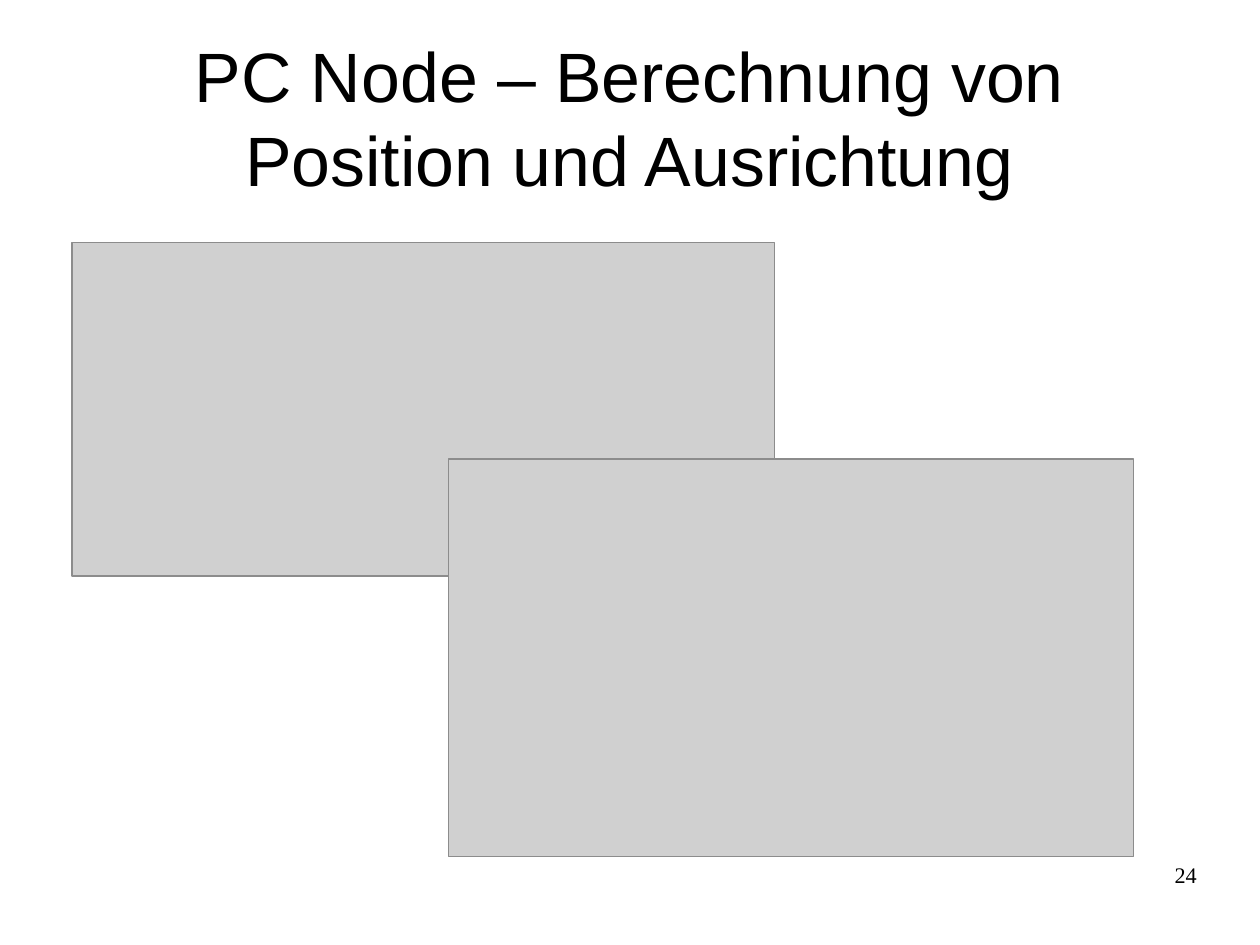
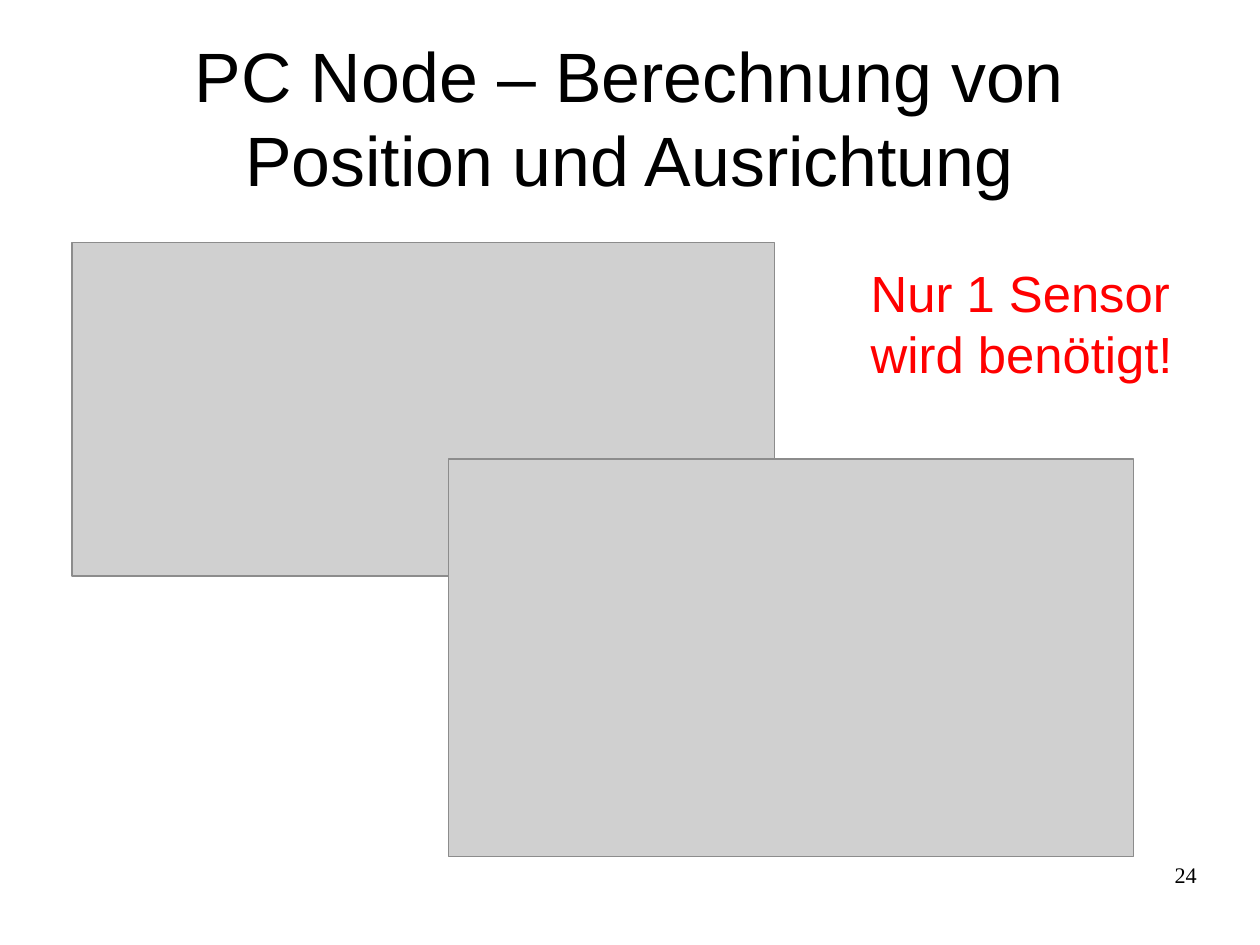
Before and after one commit to Smart-Minotaur/nxt_minotaur, a slide deck: slide 24 of doc/Präsentation.odp. Drawn at 1260x945 pixels with LibreOffice and Linux fonts; fonts in the diff are those of the drawing; grey boxes stand for pictures. Boxes give left, top, right and bottom in pixels: in the first picture for what was removed or moved away, otherwise in the second. Text is boxed around its words. In the diff, an @@ line names an element or a change of style, - is before the commit and + after.

```diff
--- a/doc/Präsentation.odp
+++ b/doc/Präsentation.odp
@@ text added at <box>871,276,1173,384</box>, 32 pt, text #FF0000 @@
+Nur 1 Sensor wird benötigt!
```
Also in this commit, not shown: 3 other slides changed, 2 slides added, 1 slide removed, 2 other files.
